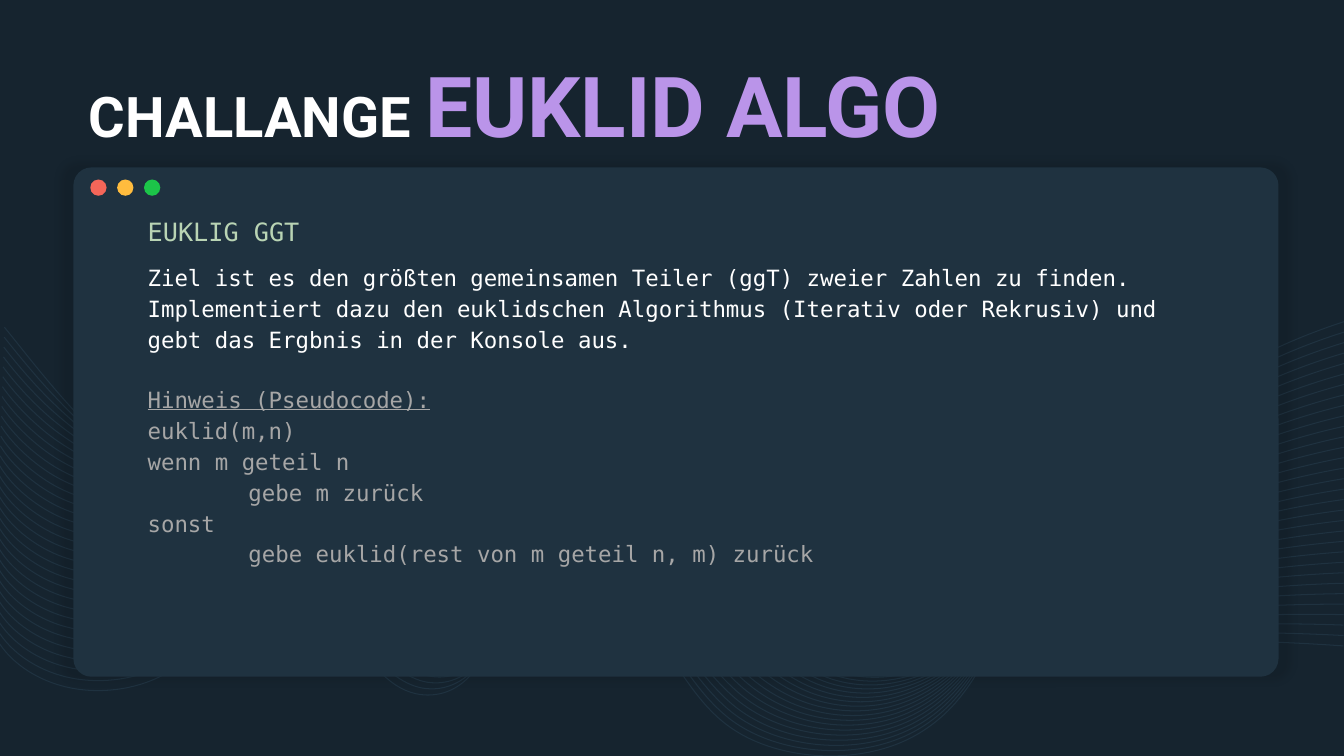
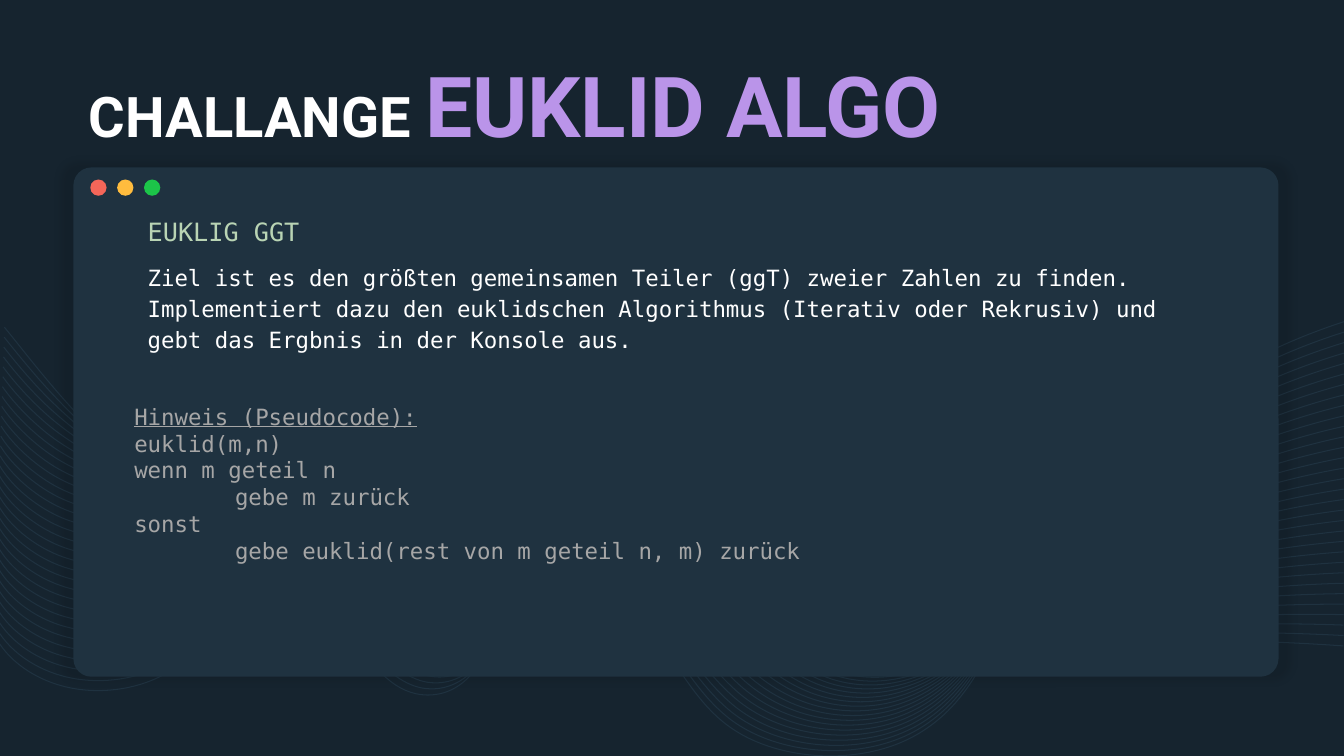
Before and after one commit to derech1e/python-beginner-course, a slide deck: slide 13 of 003/lesson_3.pptx. Drawn at 1344x756 pixels with LibreOffice and Linux fonts; fonts in the diff are those of the drawing. Boxes give left, top, right and bottom in pixels: in the first picture for what was removed or moved away, otherwise in the second. Text is boxed around its words. In the diff, an @@ line names an element or a change of style, - is before the commit and + after.

```diff
--- a/003/lesson_3.pptx
+++ b/003/lesson_3.pptx
@@ text added at (134,408,800,564), 16 pt, text #A6A6A6 @@
+Hinweis (Pseudocode):
+euklid(m,n)
+wenn m geteil n
+gebe m zurück
+sonst
+gebe euklid(rest von m geteil n, m) zurück
@@ text at (148,391,814,567): paragraph removed @@
-Hinweis (Pseudocode):
-euklid(m,n)
-wenn m geteil n
-gebe m zurück
-sonst
-gebe euklid(rest von m geteil n, m) zurück
```
Also in this commit, not shown: 2 other slides changed, 1 other file.
